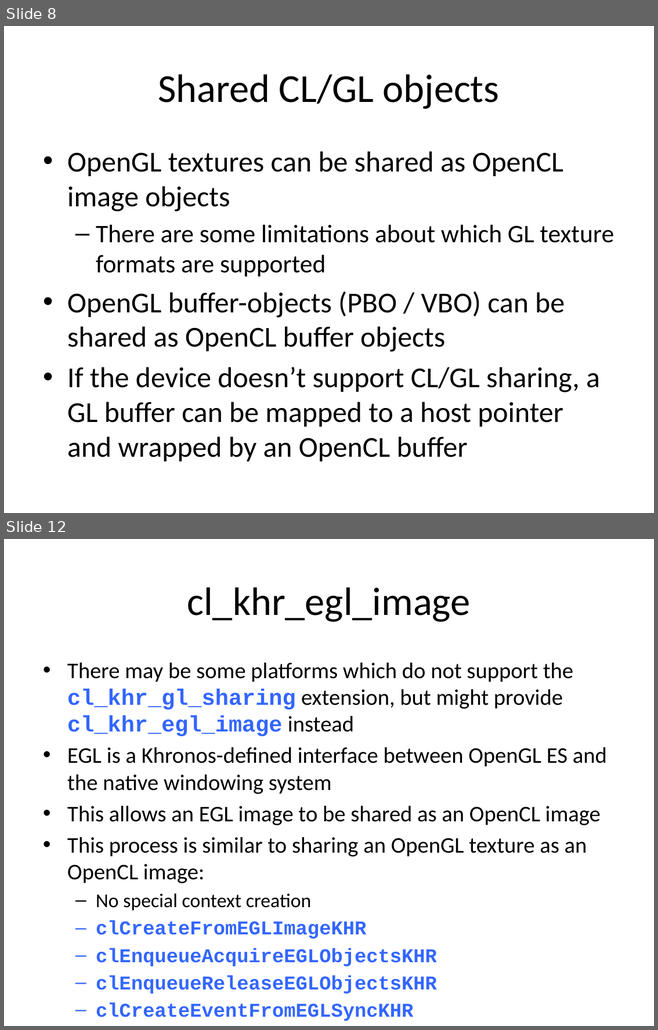
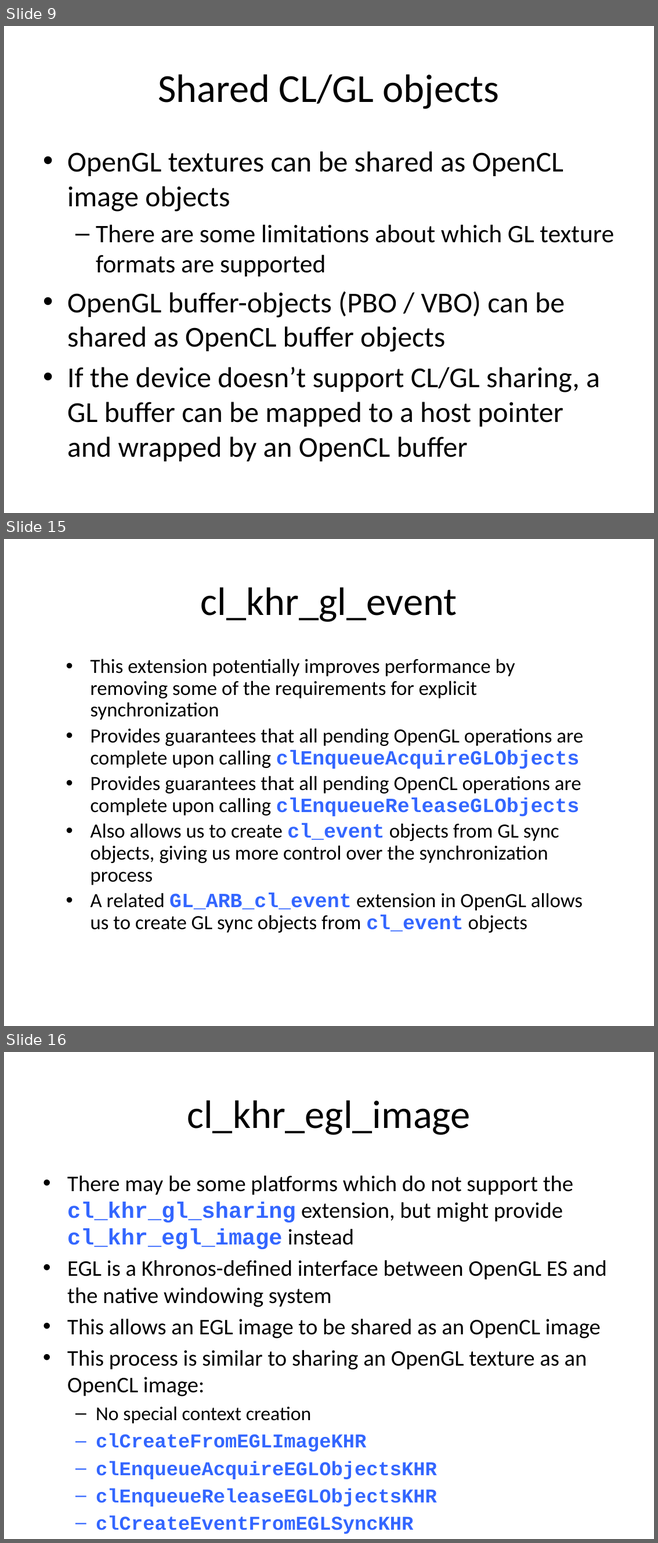
Before and after one commit to UoB-HPC/opencl-training-slides, a slide deck: advanced_part4.pptx. Shown one above the other, each under a label of ours: slides 8 and 12 before the commit, slides 9, 15 and 16 after it; the slides between them are not shown. The pictures are 658x1030 and 658x1543 pixels, drawn with LibreOffice and Linux fonts; fonts in the diff are those of the drawing. Boxes give left, top, right and bottom in pixels: in the first picture for what was removed or moved away, otherwise in the second. Text is boxed around its words. In the diff, an @@ line names an element or a change of style, - is before the commit and + after.

```diff
--- a/advanced_part4.pptx
+++ b/advanced_part4.pptx
@@ slide 15 added at [4, 539, 654, 1026], background #FFFFFF @@
@@ title added at [201, 587, 457, 622], 44 pt, text #000000 @@
+cl_khr_gl_event
@@ text added at [90, 658, 583, 933], 22.4 pt, text #000000 @@
+• This extension potentially improves performance by removing some of the requirements for explicit synchronization
+• Provides guarantees that all pending OpenGL operations are complete upon calling clEnqueueAcquireGLObjects
+• Provides guarantees that all pending OpenCL operations are complete upon calling clEnqueueReleaseGLObjects
+• Also allows us to create cl_event objects from GL sync objects, giving us more control over the synchronization process
+• A related GL_ARB_cl_event extension in OpenGL allows us to create GL sync objects from cl_event objects
@@ what was slide 8 is now slide 9 @@
@@ what was slide 12 is now slide 16 @@
```
Also in this commit, not shown: 4 slides changed, 3 other slides added.
